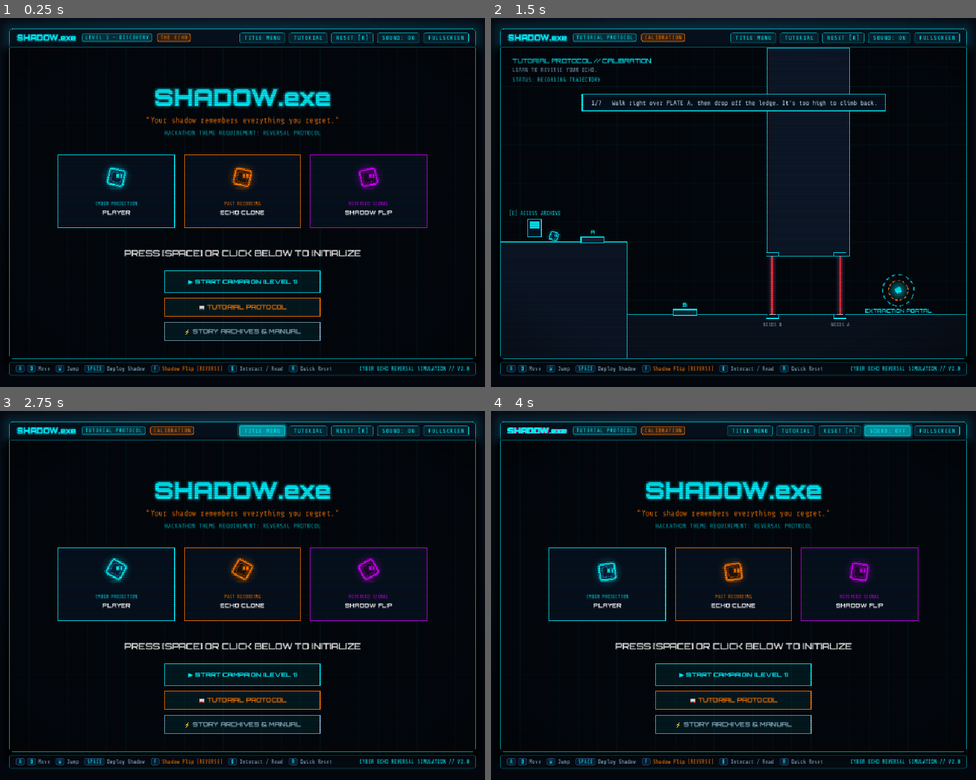
Above: before the commit, frames 1-4 (two rows, left to right).
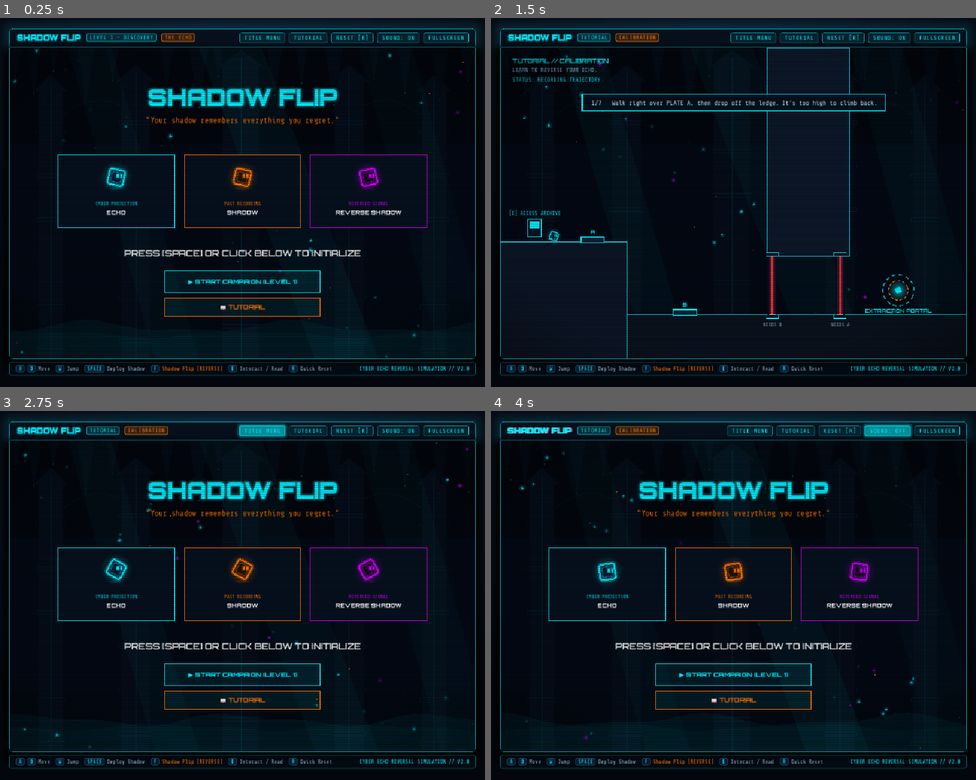
Above: after the commit, the same moments.

Repository: kirtansukhadiya/SHADOW.exe
Game: Godot game, scene res://scenes/WebGame.tscn
Same seed, same stepped clock (60 frames per second), same inputs: the game is played once before the commit and once after it.
Inputs:
- Up to frame 1 (0.25 s): no input
- Up to frame 2 (1.5 s): click "TUTORIAL" at 0.5 s; click "START [SPACE / ENTER]" at 1.25 s
- Up to frame 3 (2.75 s): click "TITLE MENU" at 2 s
- Up to frame 4 (4 s): click "RESET [R]" at 2.75 s; click "SOUND: ON" at 3.5 s

The runs differ from the first frame. In frame 1, 4.8% of the frame differs, in the area x 2-97%, y 4-93%; in frame 2, 1.3%; in frame 3, 5.0%; in frame 4, 5.0%, in the area x 3-97%, y 4-93%.

Commit message:
Rebrand game to SHADOW FLIP, redesign title screen, and add posters

Diff:
--- a/project.godot
+++ b/project.godot
@@ -14,7 +14,7 @@
 
 [application]
 
-config/name="SHADOW.exe"
+config/name="SHADOW FLIP"
 config/description="Your shadow remembers everything you regret."
 run/main_scene="res://scenes/WebGame.tscn"
 config/features=PackedStringArray("4.7", "GL Compatibility")
--- a/scripts/main_menu.gd
+++ b/scripts/main_menu.gd
@@ -13,7 +13,7 @@
 const CARD_H := 150.0
 const CARD_GAP := 20.0
 
-const MANUAL_TITLE := "SHADOW.exe MANUAL // REVERSAL PROTOCOL"
+const MANUAL_TITLE := "SHADOW FLIP MANUAL // REVERSAL PROTOCOL"
 const MANUAL_TEXT := "MISSION DIRECTIVE:\n" \
 	+ "1. [W] or [UP] to JUMP. Space is strictly for Shadow clone deployment.\n" \
 	+ "2. Walk across pressure plates to open security blast doors.\n" \
@@ -23,9 +23,9 @@
 
 # [color, tag, title, spritesheet row]
 const CARDS := [
-	[UI.CYAN, "CYBER PROJECTION", "PLAYER", 0],
-	[UI.ORANGE, "PAST RECORDING", "ECHO CLONE", 1],
-	[UI.VIOLET, "REVERSED SIGNAL", "SHADOW FLIP", 2],
+	[UI.CYAN, "CYBER PROJECTION", "ECHO", 0],
+	[UI.ORANGE, "PAST RECORDING", "SHADOW", 1],
+	[UI.VIOLET, "REVERSED SIGNAL", "REVERSE SHADOW", 2],
 ]
 
 var _time: float = 0.0
@@ -42,10 +42,9 @@
 			row.append(load("res://assets/art/%s_%d.png" % [set_name, f]))
 		_frames.append(row)
 
-	_title = _centered_label("SHADOW.exe", UI.orbitron(900), 48, UI.CYAN, 120)
+	_title = _centered_label("SHADOW FLIP", UI.orbitron(900), 48, UI.CYAN, 120)
 	UI.glow(_title, UI.CYAN, 10)
 	_centered_label("\"Your shadow remembers everything you regret.\"", UI.mono(), 16, UI.ORANGE, 155)
-	_centered_label("HACKATHON THEME REQUIREMENT: REVERSAL PROTOCOL", UI.mono(), 13, Color(UI.CYAN, 0.7), 180)
 
 	for i in CARDS.size():
 		var c: Array = CARDS[i]
@@ -56,8 +55,7 @@
 	_centered_label("PRESS [SPACE] OR CLICK BELOW TO INITIALIZE", UI.orbitron(600), 18, Color.WHITE, 430)
 
 	_add_button("▶ START CAMPAIGN (LEVEL 1)", UI.CYAN, 460, 44, _on_start_pressed)
-	_add_button("📖 TUTORIAL PROTOCOL", UI.ORANGE, 515, 38, _on_tutorial_pressed)
-	_add_button("⚡ STORY ARCHIVES & MANUAL", UI.TEXT_MUTED, 565, 38, _on_manual_pressed)
+	_add_button("📖 TUTORIAL", UI.ORANGE, 515, 38, _on_tutorial_pressed)
 
 	# Extras the web build doesn't have: top-down archive and quit.
 	var extras := HBoxContainer.new()
--- a/scripts/sidescroll_tutorial.gd
+++ b/scripts/sidescroll_tutorial.gd
@@ -27,11 +27,11 @@
 
 	if hud:
 		if hud.has_method("set_level_name"):
-			hud.set_level_name("TUTORIAL PROTOCOL // BASICS")
+			hud.set_level_name("TUTORIAL // BASICS")
 		if hud.has_method("set_shadow_status"):
 			hud.set_shadow_status("STEP 1: Run [A]/[D], Jump [W] over the barrier.")
 		if hud.has_method("show_message"):
-			hud.show_message("WELCOME TO SHADOW.exe\nSYSTEM CALIBRATION INITIATED", 3.5)
+			hud.show_message("WELCOME TO SHADOW FLIP\nSYSTEM CALIBRATION INITIATED", 3.5)
 
 
 func _process(delta: float) -> void:
--- a/scripts/web_game.gd
+++ b/scripts/web_game.gd
@@ -35,7 +35,7 @@
 
 # Level definitions copied from the web build.
 const LEVELS := [
-	# LEVEL 0: TUTORIAL PROTOCOL
+	# LEVEL 0: TUTORIAL
 	# The gentlest reverse puzzle, with on-screen steps ("hints") and plate /
 	# door labels. Why reversal is mandatory:
 	#  - Plate A is on the spawn ledge; the 150px drop (jump ~133px) is one-way,
@@ -44,7 +44,7 @@
 	#    flipping walks it back over B and up to A.
 	#  - Plate B is ~160px from Door 1, too far to hold it yourself.
 	{
-		"name": "TUTORIAL PROTOCOL",
+		"name": "TUTORIAL",
 		"phase": "CALIBRATION",
 		"subtitle": "LEARN TO REVERSE YOUR ECHO.",
 		"hints": true,
@@ -64,7 +64,7 @@
 		],
 		"terminal": {
 			"x": 70, "y": 385,
-			"title": "TUTORIAL PROTOCOL LOG",
+			"title": "TUTORIAL LOG",
 			"text": "YOUR ECHO REPLAYS YOUR STEPS IN THE ORDER YOU TOOK THEM.\n1. Walk over PLATE A and drop off the ledge. You  …(218 unchanged characters)…
 		},
 		"exit": [820, 500],
@@ -236,6 +236,7 @@
 	mouse_filter = Control.MOUSE_FILTER_IGNORE
 	_cube_outer = _rounded_square(8.0, 2.5)
 	_cube_inner = _rounded_square(5.0, 1.5)
+	_init_spores()
 	_audio = WebAudio.new()
 	add_child(_audio)
 	_build_page()
@@ -298,7 +299,7 @@
 	row.add_child(title)
 
 	_brand = Control.new()
-	_brand.custom_minimum_size = Vector2(UI.orbitron(900).get_string_size("SHADOW.exe", HORIZONTAL_ALIGNMENT_LEFT, -1, 16).x + 4, 22)
+	_brand.custom_minimum_size = Vector2(UI.orbitron(900).get_string_size("SHADOW FLIP", HORIZONTAL_ALIGNMENT_LEFT, -1, 16).x + 4, 22)
 	_brand.size_flags_vertical = Control.SIZE_SHRINK_CENTER
 	_brand.draw.connect(_draw_brand)
 	title.add_child(_brand)
@@ -337,7 +338,7 @@
 	return l
 
 
-## Brand "SHADOW.exe" with the CSS glitch text-shadow (3s, alternate).
+## Brand "SHADOW FLIP" with the CSS glitch text-shadow (3s, alternate).
 func _draw_brand() -> void:
 	var font := UI.orbitron(900)
 	var pos := Vector2(2, 17)
@@ -345,14 +346,14 @@
 	if t > 1.0:
 		t = 2.0 - t
 	if t > 0.1 and t < 0.3:
-		_brand.draw_string(font, pos + Vector2(-2, 0), "SHADOW.exe", HORIZONTAL_ALIGNMENT_LEFT, -1, 16, Color("#ff0055"))
-		_brand.draw_string(font, pos + Vector2(2, 0), "SHADOW.exe", HORIZONTAL_ALIGNMENT_LEFT, -1, 16, Color("#00ffff"))
+		_brand.draw_string(font, pos + Vector2(-2, 0), "SHADOW FLIP", HORIZONTAL_ALIGNMENT_LEFT, -1, 16, Color("#ff0055"))
+		_brand.draw_string(font, pos + Vector2(2, 0), "SHADOW FLIP", HORIZONTAL_ALIGNMENT_LEFT, -1, 16, Color("#00ffff"))
 	elif t >= 0.3 and t < 0.5:
-		_brand.draw_string(font, pos + Vector2(2, 0), "SHADOW.exe", HORIZONTAL_ALIGNMENT_LEFT, -1, 16, Color("#ff0055"))
-		_brand.draw_string(font, pos + Vector2(-2, 0), "SHADOW.exe", HORIZONTAL_ALIGNMENT_LEFT, -1, 16, Color("#00ffff"))
+		_brand.draw_string(font, pos + Vector2(2, 0), "SHADOW FLIP", HORIZONTAL_ALIGNMENT_LEFT, -1, 16, Color("#ff0055"))
+		_brand.draw_string(font, pos + Vector2(-2, 0), "SHADOW FLIP", HORIZONTAL_ALIGNMENT_LEFT, -1, 16, Color("#00ffff"))
 	else:
-		_brand.draw_string_outline(font, pos, "SHADOW.exe", HORIZONTAL_ALIGNMENT_LEFT, -1, 16, 8, Color(UI.CYAN, 0.25))
-	_brand.draw_string(font, pos, "SHADOW.exe", HORIZONTAL_ALIGNMENT_LEFT, -1, 16, UI.CYAN)
+		_brand.draw_string_outline(font, pos, "SHADOW FLIP", HORIZONTAL_ALIGNMENT_LEFT, -1, 16, 8, Color(UI.CYAN, 0.25))
+	_brand.draw_string(font, pos, "SHADOW FLIP", HORIZONTAL_ALIGNMENT_LEFT, -1, 16, UI.CYAN)
 
 
 func _build_game_container() -> Control:
@@ -810,16 +811,130 @@
 	WebWorld.draw_glow(_canvas, pos, radius, Color(color, alpha))
 
 
+var _ambient_spores: Array[Dictionary] = []
+
+func _init_spores() -> void:
+	if _ambient_spores.size() > 0:
+		return
+	for i in 54:
+		_ambient_spores.append({
+			"base_x": fmod(float(i) * 37.7, CANVAS_W),
+			"base_y": fmod(float(i) * 29.3, CANVAS_H),
+			"speed": 10.0 + float(i % 6) * 3.0,
+			"amp": 16.0 + float(i % 5) * 6.0,
+			"freq": 0.6 + float(i % 4) * 0.3,
+			"phase": float(i) * 0.8,
+			"sz": 1.2 + float(i % 3) * 0.7,
+			"col": UI.VIOLET if i % 5 == 0 else (UI.ORANGE if i % 3 == 0 else UI.CYAN)
+		})
+
+
+func _draw_hollow_atmosphere(c: CanvasItem, time: float) -> void:
+	# 1. Deep Cavern Gradient Base (Hollow Knight deep subterranean palette)
+	c.draw_rect(Rect2(0, 0, CANVAS_W, CANVAS_H), Color("#030914"))
+	c.draw_rect(Rect2(0, 0, CANVAS_W, 200), Color(0.01, 0.02, 0.04, 0.65))
+	c.draw_rect(Rect2(0, 520, CANVAS_W, 120), Color(0.01, 0.03, 0.06, 0.65))
+
+	# 2. Distant Gothic Cavern Pillars & Spired Caps (Far Depth)
+	var pillars: Array[Vector3] = [
+		Vector3(60, 50, 90),
+		Vector3(230, 60, 70),
+		Vector3(440, 75, 40),
+		Vector3(670, 60, 70),
+		Vector3(850, 50, 90)
+	]
+	for p: Vector3 in pillars:
+		var px: float = p.x
+		var pw: float = p.y
+		var top: float = p.z
+		c.draw_rect(Rect2(px, top, pw, CANVAS_H - top), Color("#050d18"))
+		# Pointed gothic arch cap
+		c.draw_colored_polygon(PackedVector2Array([
+			Vector2(px - 10, top),
+			Vector2(px + pw / 2.0, top - 35),
+			Vector2(px + pw + 10, top)
+		]), Color("#050d18"))
+		# Conduit fluting line
+		c.draw_line(Vector2(px + pw / 2.0, top - 20), Vector2(px + pw / 2.0, CANVAS_H), Color(0, 240/255.0, 1, 0.08), 1.0)
+		for ry in range(int(top) + 80, int(CANVAS_H), 90):
+			c.draw_rect(Rect2(px - 4, ry, pw + 8, 8), Color(0, 240/255.0, 1, 0.05), false, 1.0)
+
+	# Connecting Archway Ribs
+	for i in pillars.size() - 1:
+		var p1: Vector3 = pillars[i]
+		var p2: Vector3 = pillars[i + 1]
+		var mid_x: float = (p1.x + p1.y + p2.x) / 2.0
+		var arch_top: float = minf(p1.z, p2.z) + 20.0
+		var pts := PackedVector2Array()
+		for step in 11:
+			var t: float = float(step) / 10.0
+			var bx: float = (1.0 - t) * (1.0 - t) * (p1.x + p1.y) + 2.0 * (1.0 - t) * t * mid_x + t * t * p2.x
+			var by: float = (1.0 - t) * (1.0 - t) * (p1.z + 50.0) + 2.0 * (1.0 - t) * t * arch_top + t * t * (p2.z + 50.0)
+			pts.append(Vector2(bx, by))
+		c.draw_polyline(pts, Color(0, 240/255.0, 1, 0.04), 1.5)
+
+	# 3. Cavern Ceiling Stalactites
+	var stalactites: Array[Vector3] = [
+		Vector3(0, 60, 25), Vector3(35, 95, 30), Vector3(80, 50, 20), Vector3(140, 110, 35), Vector3(200, 70, 25),
+		Vector3(310, 85, 28), Vector3(370, 125, 40), Vector3(420, 60, 20), Vector3(530, 100, 32), Vector3(590, 75, 24),
+		Vector3(650, 120, 38), Vector3(740, 65, 22), Vector3(800, 95, 30), Vector3(870, 110, 35), Vector3(930, 70, 30)
+	]
+	for s: Vector3 in stalactites:
+		c.draw_colored_polygon(PackedVector2Array([
+			Vector2(s.x, 0),
+			Vector2(s.x + s.z / 2.0, s.y),
+			Vector2(s.x + s.z, 0)
+		]), Color("#040b15"))
+		c.draw_rect(Rect2(s.x + s.z / 2.0 - 1.0, s.y - 3.0, 2.0, 3.0), Color(0, 240/255.0, 1, 0.2))
+
+	# 4. Volumetric Ethereal Light Shafts (God Rays)
+	var rays: Array[Vector4] = [
+		Vector4(120, 210, 180, 0.035),
+		Vector4(390, 520, 240, 0.045),
+		Vector4(720, 830, 170, 0.03)
+	]
+	for r: Vector4 in rays:
+		var pulse: float = 0.85 + 0.15 * sin(time * 1.4 + r.x * 0.01)
+		var a: float = r.w * pulse
+		var poly := PackedVector2Array([
+			Vector2(r.x, 0),
+			Vector2(r.y, 0),
+			Vector2(r.y + r.z, CANVAS_H),
+			Vector2(r.x + r.z, CANVAS_H)
+		])
+		c.draw_colored_polygon(poly, Color(0, 240/255.0, 1, a))
+
+	# 5. Undulating Abyss Void Mist
+	for layer in 2:
+		var speed: float = 0.7 if layer == 0 else 1.1
+		var wave_amp: float = 10.0 if layer == 0 else 6.0
+		var base_y: float = 575.0 if layer == 0 else 590.0
+		var fog_alpha: float = 0.05 if layer == 0 else 0.03
+		var pts := PackedVector2Array()
+		pts.append(Vector2(0, CANVAS_H))
+		for x in range(0, int(CANVAS_W) + 30, 30):
+			var fx := float(x)
+			var y := base_y + sin(fx * 0.015 + time * speed) * wave_amp + cos(fx * 0.03 - time * speed * 0.7) * (wave_amp * 0.5)
+			pts.append(Vector2(fx, y))
+		pts.append(Vector2(CANVAS_W, CANVAS_H))
+		c.draw_colored_polygon(pts, Color(0, 240/255.0, 1, fog_alpha))
+
+	# 6. Floating Luminescent Spores (Hollow Knight drifting motes)
+	for s: Dictionary in _ambient_spores:
+		var x: float = fmod(s.base_x + sin(time * s.freq + s.phase) * s.amp + CANVAS_W, CANVAS_W)
+		var y: float = fmod(fmod(s.base_y - time * s.speed, CANVAS_H) + CANVAS_H, CANVAS_H)
+		var pulse: float = 0.35 + 0.35 * sin(time * 2.2 + s.phase)
+		var col: Color = s.col
+		c.draw_circle(Vector2(x, y), s.sz, Color(col, pulse))
+		if s.sz > 1.8:
+			c.draw_circle(Vector2(x, y), s.sz * 2.2, Color(col, pulse * 0.25))
+
+
 func _draw_level() -> void:
 	var c := _canvas
 	var now := Time.get_ticks_msec() / 1000.0
-	# 1. Background cyber grid
-	c.draw_rect(Rect2(0, 0, CANVAS_W, CANVAS_H), Color("#03070d"))
-	var grid := Color(0, 240 / 255.0, 1, 0.04)
-	for x in range(0, int(CANVAS_W), 40):
-		c.draw_line(Vector2(x, 0), Vector2(x, CANVAS_H), grid, 1.0)
-	for y in range(0, int(CANVAS_H), 40):
-		c.draw_line(Vector2(0, y), Vector2(CANVAS_W, y), grid, 1.0)
+	# 1. Hollow Knight-style Subterranean Atmospheric Background
+	_draw_hollow_atmosphere(c, now)
 	c.draw_rect(Rect2(0, 590, CANVAS_W, 50), Color(1, 30 / 255.0, 60 / 255.0, 0.06))
 
 	# 2. Solids
@@ -993,24 +1108,20 @@
 
 func _draw_menu(time: float) -> void:
 	var c := _canvas
-	c.draw_rect(Rect2(0, 0, CANVAS_W, CANVAS_H), Color("#03070d"))
-	for x in range(0, int(CANVAS_W), 40):
-		c.draw_line(Vector2(x, 0), Vector2(x, CANVAS_H), Color(0, 240 / 255.0, 1, 0.05), 1.0)
-
-	_text("SHADOW.exe", CANVAS_W / 2.0, 120, UI.orbitron(900), 48, UI.CYAN, 1, 18.0)
+	_draw_hollow_atmosphere(c, time)
+
+	_text("SHADOW FLIP", CANVAS_W / 2.0, 120, UI.orbitron(900), 48, UI.CYAN, 1, 18.0)
 	_text("\"Your shadow remembers everything you regret.\"", CANVAS_W / 2.0, 155, UI.mono(), 16, UI.ORANGE, 1)
-	_text("HACKATHON THEME REQUIREMENT: REVERSAL PROTOCOL", CANVAS_W / 2.0, 180, UI.mono(), 13, Color(UI.CYAN, 0.7), 1)
 
 	var card_y := 220.0
-	# Three 240px cards with 20px gaps, centred (the web build overlapped the first two).
-	_draw_card(CANVAS_W / 2.0 - 380, card_y, 240, 150, UI.CYAN, "CYBER PROJECTION", "PLAYER", 0, time)
-	_draw_card(CANVAS_W / 2.0 - 120, card_y, 240, 150, UI.ORANGE, "PAST RECORDING", "ECHO CLONE", 1, time)
-	_draw_card(CANVAS_W / 2.0 + 140, card_y, 240, 150, UI.VIOLET, "REVERSED SIGNAL", "SHADOW FLIP", 2, time)
+	# Three 240px cards with 20px gaps, centred.
+	_draw_card(CANVAS_W / 2.0 - 380, card_y, 240, 150, UI.CYAN, "CYBER PROJECTION", "ECHO", 0, time)
+	_draw_card(CANVAS_W / 2.0 - 120, card_y, 240, 150, UI.ORANGE, "PAST RECORDING", "SHADOW", 1, time)
+	_draw_card(CANVAS_W / 2.0 + 140, card_y, 240, 150, UI.VIOLET, "REVERSED SIGNAL", "REVERSE SHADOW", 2, time)
 
 	_text("PRESS [SPACE] OR CLICK BELOW TO INITIALIZE", CANVAS_W / 2.0, 430, UI.orbitron(600), 18, Color.WHITE, 1)
 	_draw_menu_button(CANVAS_W / 2.0 - 160, 460, 320, 44, "▶ START CAMPAIGN (LEVEL 1)", UI.CYAN)
-	_draw_menu_button(CANVAS_W / 2.0 - 160, 515, 320, 38, "📖 TUTORIAL PROTOCOL", UI.ORANGE)
-	_draw_menu_button(CANVAS_W / 2.0 - 160, 565, 320, 38, "⚡ STORY ARCHIVES & MANUAL", UI.TEXT_MUTED)
+	_draw_menu_button(CANVAS_W / 2.0 - 160, 515, 320, 38, "📖 TUTORIAL", UI.ORANGE)
 
 
 func _draw_card(x: float, y: float, w: float, h: float, color: Color, tag: String, title: String, row: int, time: float) -> void:
@@ -1031,7 +1142,9 @@
 
 
 func _draw_victory() -> void:
-	_canvas.draw_rect(Rect2(0, 0, CANVAS_W, CANVAS_H), Color("#020509"))
+	var c := _canvas
+	var now := Time.get_ticks_msec() / 1000.0
+	_draw_hollow_atmosphere(c, now)
 	_text("SYSTEM ESCAPE COMPLETE", CANVAS_W / 2.0, 150, UI.orbitron(900), 42, UI.CYAN, 1, 20.0)
 	_text("IDENTITY VERIFIED: YOU ARE THE ECHO.", CANVAS_W / 2.0, 220, UI.orbitron(800), 22, UI.ORANGE, 1)
 	var lines := ["The red shadow was the original entity, preserved after system reset.",
@@ -1095,8 +1208,6 @@
 		elif in_x and p.y >= 515 and p.y <= 553:
 			game_state = State.PLAYING
 			load_level(0, true)
-		elif in_x and p.y >= 565 and p.y <= 603:
-			_guide.open("CLOSE [SPACE / ENTER]")
 	elif game_state == State.VICTORY:
 		if p.x >= CANVAS_W / 2.0 - 140 and p.x <= CANVAS_W / 2.0 + 140 and p.y >= 460 and p.y <= 508:
 			game_state = State.MENU
Binary file added: assets/art/poster.jpg
Not shown, added: assets/art/poster.jpg.import
Binary file added: assets/art/poster.png
Not shown, added: assets/art/poster.png.import
